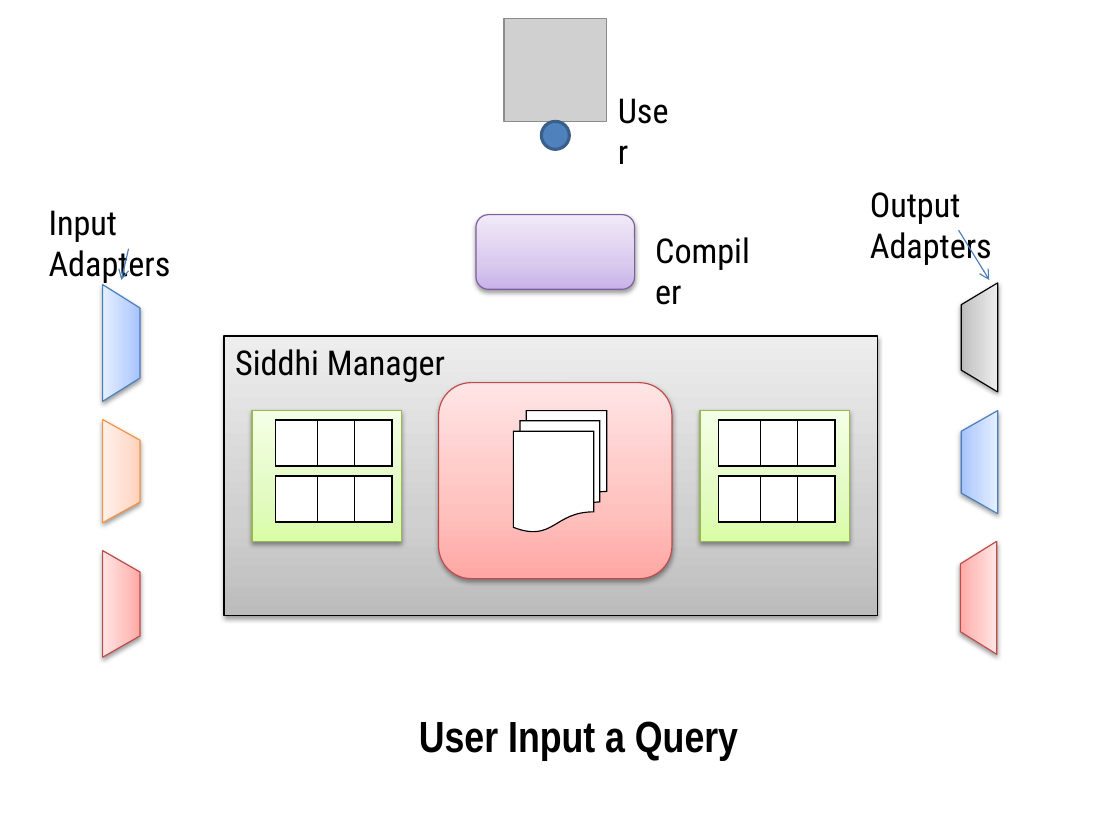
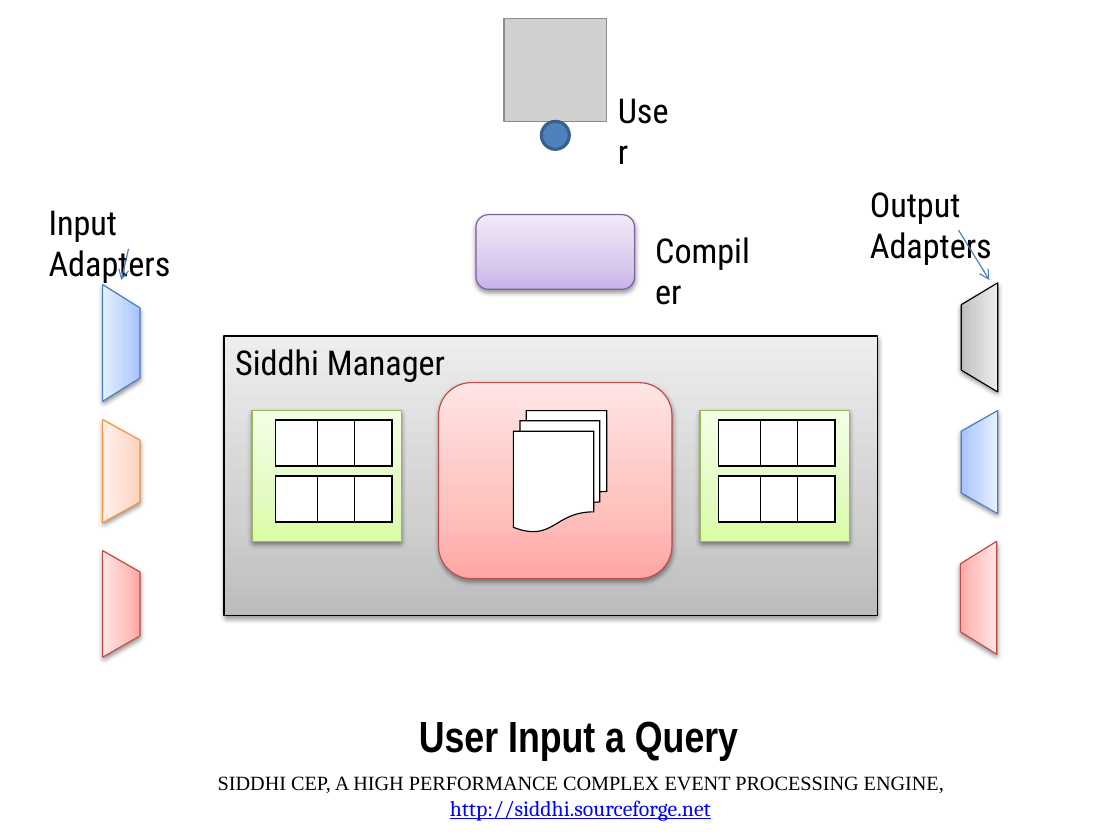
Before and after one commit to dream-lab/iot-school, a slide deck: slide 28 of common/slides/cep.pptx (slide 27 before the commit). Drawn at 1120x840 pixels with LibreOffice and Linux fonts; fonts in the diff are those of the drawing; grey boxes stand for pictures. Boxes give left, top, right and bottom in pixels: in the first picture for what was removed or moved away, otherwise in the second. Text is boxed around its words. In the diff, an @@ line names an element or a change of style, - is before the commit and + after.

```diff
--- a/common/slides/cep.pptx
+++ b/common/slides/cep.pptx
@@ text added at box(218, 776, 944, 821), 13 pt, text #000000 @@
+SIDDHI CEP, A HIGH PERFORMANCE COMPLEX EVENT PROCESSING ENGINE, http://siddhi.sourceforge.net
```
Also in this commit, not shown: 22 other slides changed, 6 slides added, 1 slide removed, 1 other file.
